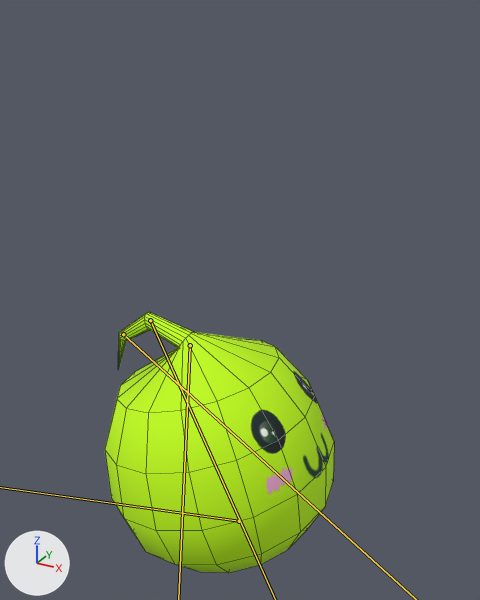
The FBX model client/Norumac2/Client/Resource/Mesh/slime_run.FBX: old version first, new version second.
One viewpoint serves both versions: a 50 mm camera at (0.774, -1.349, 7.403) aimed at (-0.006, 0.07, 6.694). Lighting does not change. The marker at lower left points along +X, +Y and +Z. Both versions are drawn at frame 20 of the action 'Take 001'; the numbers are the values there. The bones that bend it are drawn over the model as lines. Mesh edges are drawn as thin lines.
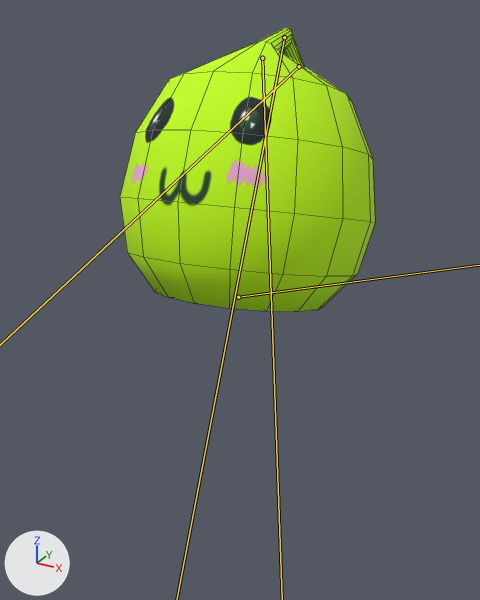
Where the change shows, as pixel boxes (x1, y1, x2, y2) in the pictures (480 x 600 px):
'Sphere001', posed (11% wider, 9% taller)
    before: (105, 312, 334, 573)
    after: (120, 27, 375, 312)

The change in detail:
Bone 'Bone001' (bone_bone001) moves from (6.01, -0.03, 0.0) to (6.74, -0.03, 0.0).
Bone 'Bone001' (bone_bone001) turns from (0, 0, 15) to (-90, 17, 3) degrees about its own x, y and z.
Bone 'Bone001' (bone_bone001) is rescaled from (1.19, 0.87, 0.87) to (1.22, 0.84, 0.84).
